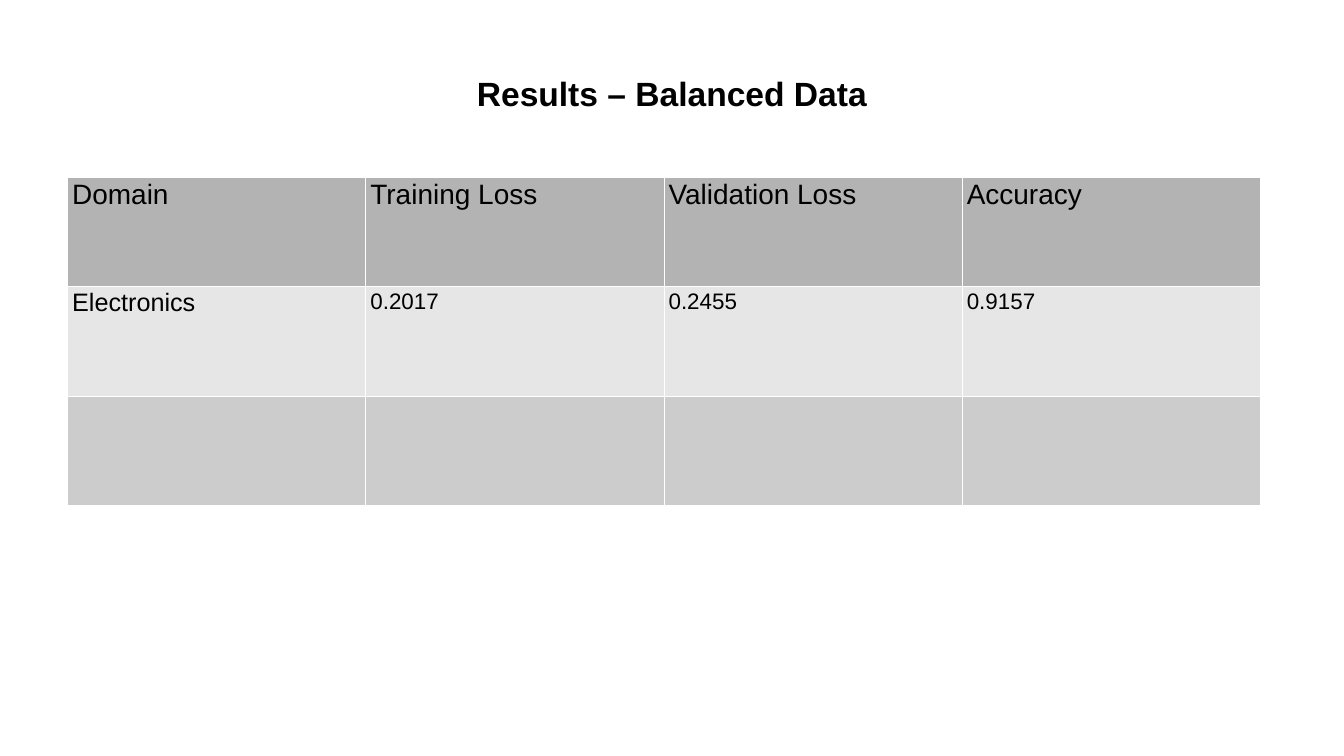
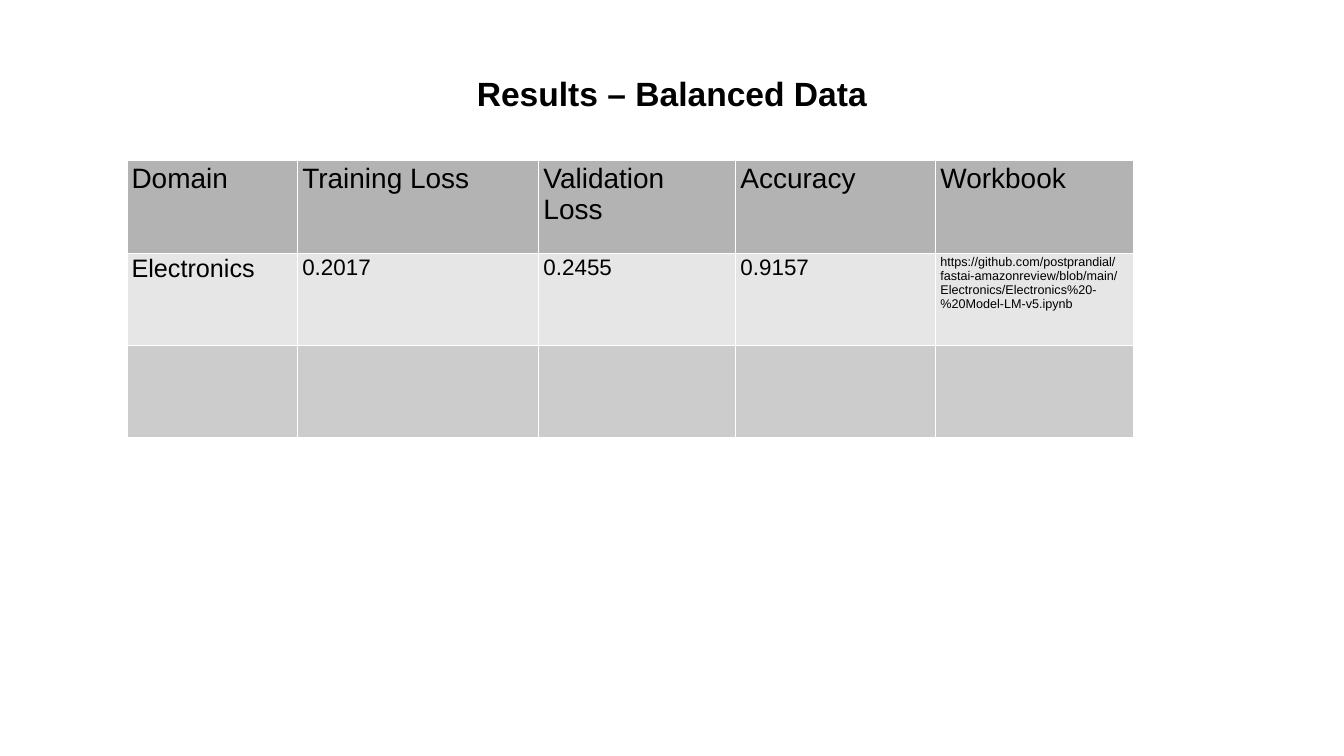
Before and after one commit to postprandial/fastai-amazonreview, a slide deck: slide 11 of Amazon_Review_Helpfulness_NLP-1-ONLINE.pptx. Drawn at 1344x756 pixels with LibreOffice and Linux fonts; fonts in the diff are those of the drawing. Boxes give left, top, right and bottom in pixels: in the first picture for what was removed or moved away, otherwise in the second. Text is boxed around its words. In the diff, an @@ line names an element or a change of style, - is before the commit and + after.

```diff
--- a/Amazon_Review_Helpfulness_NLP-1-ONLINE.pptx
+++ b/Amazon_Review_Helpfulness_NLP-1-ONLINE.pptx
@@ table at (126, 160, 1134, 437) @@
+column 5: Workbook | https://github.com/postprandial/fastai-amazonreview/blob/main/Electronics/Electronics%20-%20Model-LM-v5.ipynb | 
@@ table: place and size @@
-table at (67, 177, 1260, 505)
+table at (126, 160, 1134, 437)
```
Also in this commit, not shown: 5 other slides changed, 1 slide added.
